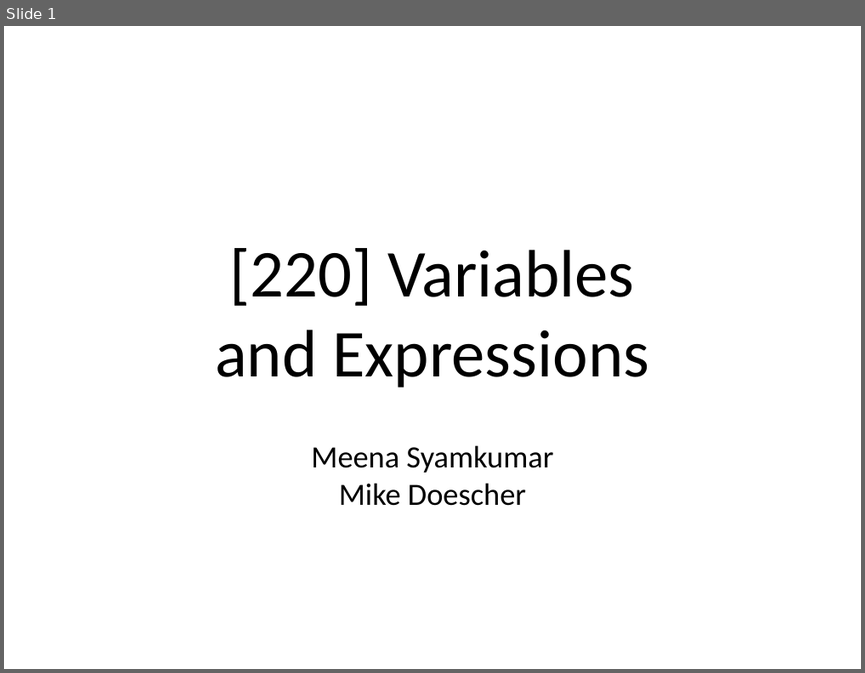
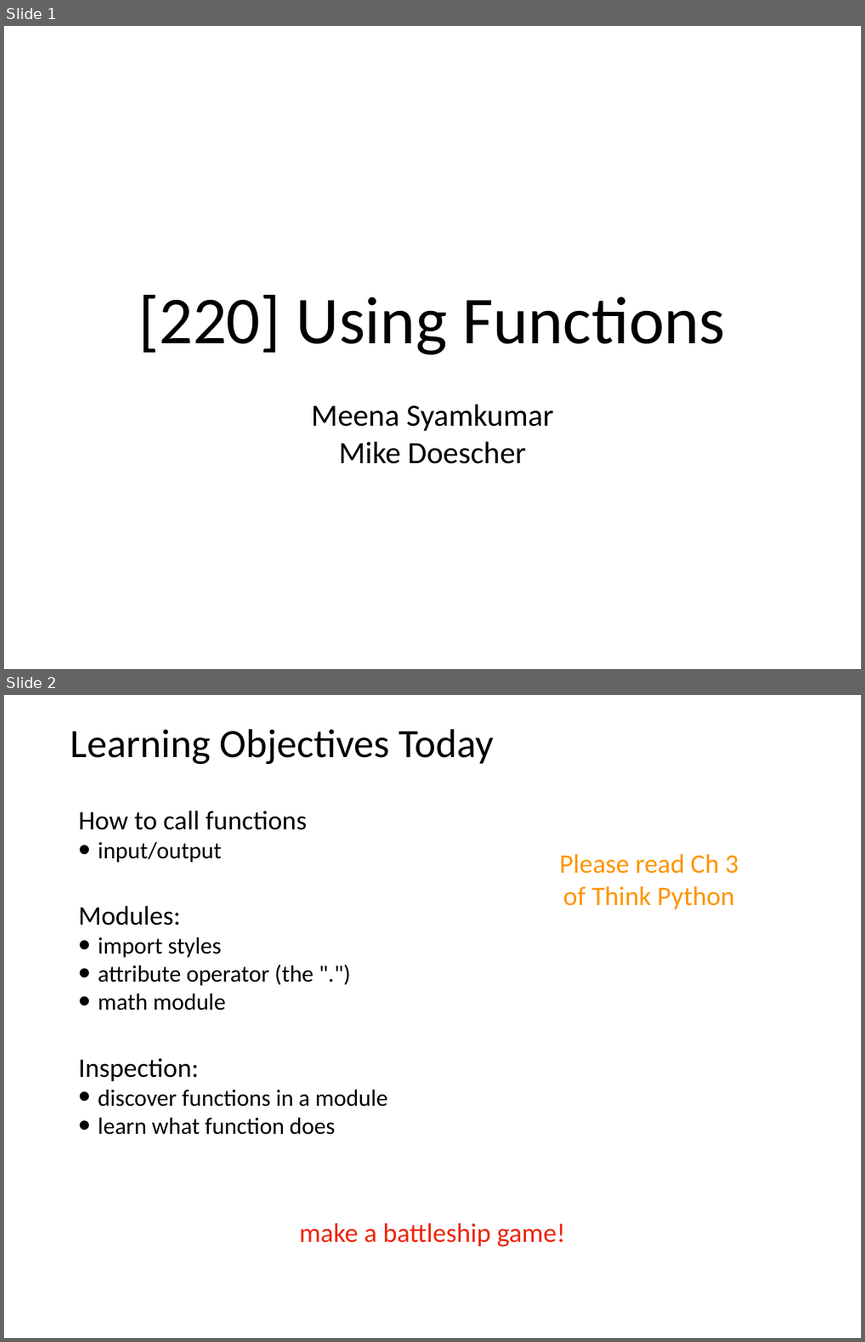
Before and after one commit to tylerharter/caraza-harter-com, a slide deck: tyler/meena/cs220/f20/materials/lec_05_F20.ppt. Shown one above the other, each under a label of ours: slide 1 before the commit, slides 1 and 2 after it. The pictures are 865x673 and 865x1342 pixels, drawn with LibreOffice and Linux fonts; fonts in the diff are those of the drawing. Boxes give left, top, right and bottom in pixels: in the first picture for what was removed or moved away, otherwise in the second. Text is boxed around its words. In the diff, an @@ line names an element or a change of style, - is before the commit and + after.

```diff
--- a/tyler/meena/cs220/f20/materials/lec_05_F20.ppt
+++ b/tyler/meena/cs220/f20/materials/lec_05_F20.ppt
@@ slide 2 added at (x1=4, y1=695, x2=861, y2=1338), background #FFFFFF @@
@@ title added at (x1=70, y1=729, x2=494, y2=764), 48 pt, text #000000 @@
+Learning Objectives Today
@@ text added at (x1=79, y1=811, x2=387, y2=1134), 28 pt, text #000000 @@
+How to call functions
+• input/output
+Modules:
+• import styles
+• attribute operator (the ".")
+• math module
+Inspection:
+• discover functions in a module
+• learn what function does
@@ text added at (x1=559, y1=854, x2=738, y2=909), 32 pt, text #FF9300 @@
+Please read Ch 3
+of Think Python
@@ text added at (x1=299, y1=1223, x2=565, y2=1247), 32 pt, text #EE220C @@
+make a battleship game!
@@ slide 1 changed as well @@
@@ title at (x1=138, y1=295, x2=726, y2=355): text changed @@
-[220] Variables
-and Expressions
+[220] Using Functions
@@ subtitle "Meena Syamkumar" moved from (x1=311, y1=445, x2=553, y2=505) to (x1=311, y1=403, x2=553, y2=464) @@
```
Also in this commit, not shown: 27 other slides added, 58 slides removed.
